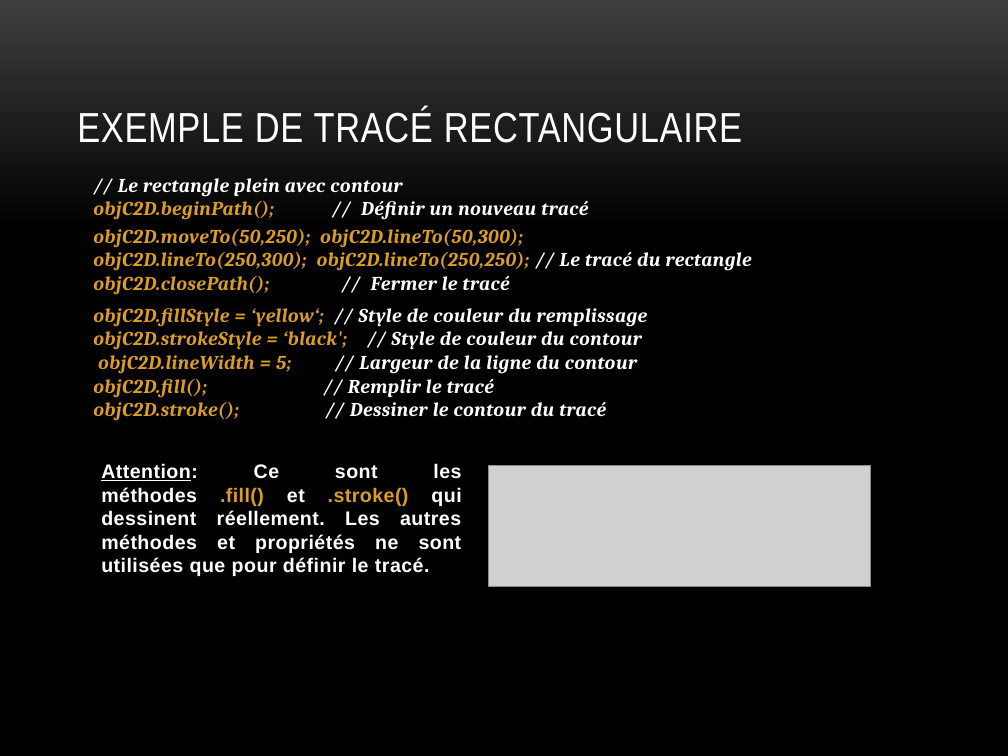
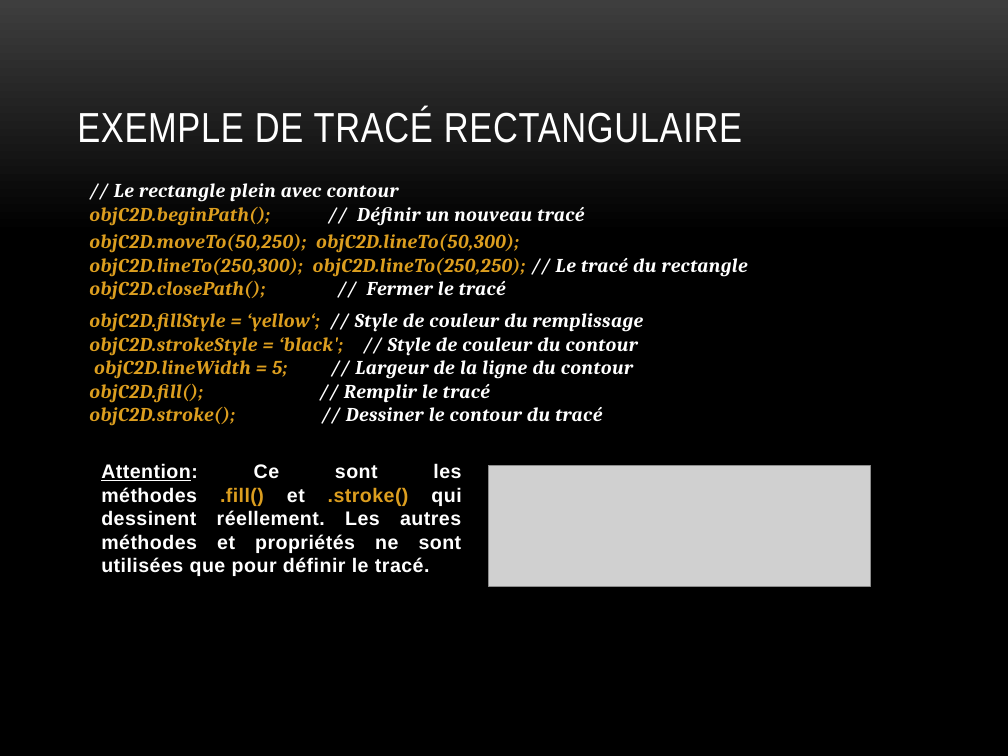
Before and after one commit to gabb134/Programmation3D, a slide deck: slide 8 of Theorie/Cours1/Théorie 1- Les dessins 2D - Partie 1.pptx. Drawn at 1008x756 pixels with LibreOffice and Linux fonts; fonts in the diff are those of the drawing; grey boxes stand for pictures; background and template pictures are left out. Boxes give left, top, right and bottom in pixels: in the first picture for what was removed or moved away, otherwise in the second. Text is boxed around its words. In the diff, an @@ line names an element or a change of style, - is before the commit and + after.

```diff
--- a/Theorie/Cours1/Théorie 1- Les dessins 2D - Partie 1.pptx
+++ b/Theorie/Cours1/Théorie 1- Les dessins 2D - Partie 1.pptx
@@ text "// Le rectangle plein avec ...": place and size @@
-text "// Le rectangle plein avec ..." at [93,178,752,421]
+text "// Le rectangle plein avec ..." at [89,183,748,426]
```
Also in this commit, not shown: 1 other file.
